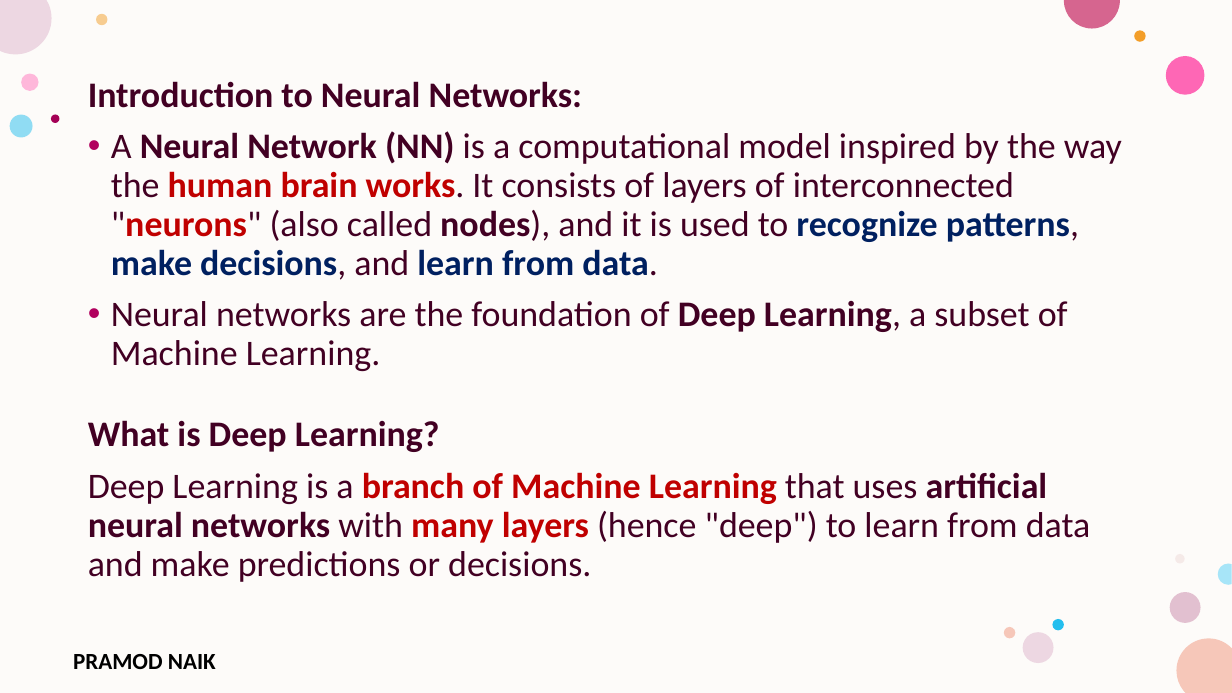
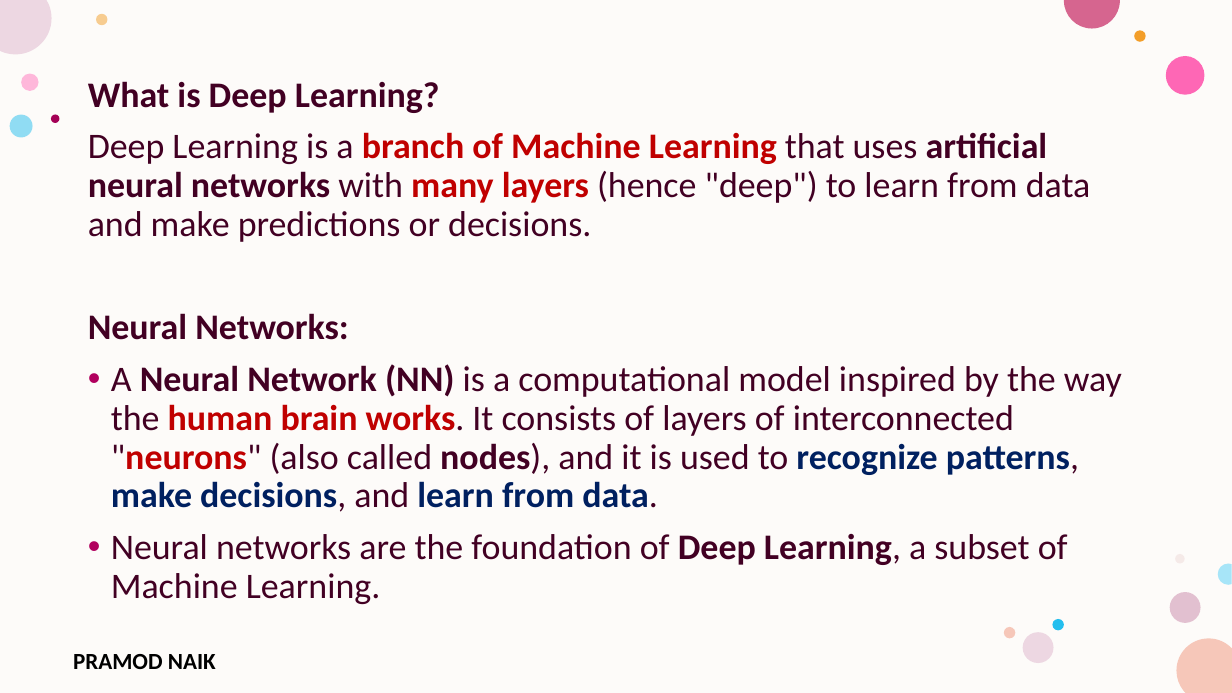
Before and after one commit to PRAMODNAIK-DEV/MCA-2nd-Sem-ML-Data-Analytics-Shridevi-College, a slide deck: slide 54 of Theory Class-Notes/Unit-4 Advanced Machine Learning Techniques.pptx. Drawn at 1232x693 pixels with LibreOffice and Linux fonts; fonts in the diff are those of the drawing; background and template pictures are left out. Boxes give left, top, right and bottom in pixels: in the first picture for what was removed or moved away, otherwise in the second. Text is boxed around its words. In the diff, an @@ line names an element or a change of style, - is before the commit and + after.

```diff
--- a/Theory Class-Notes/Unit-4 Advanced Machine Learning Techniques.pptx
+++ b/Theory Class-Notes/Unit-4 Advanced Machine Learning Techniques.pptx
@@ text at box(88, 81, 1091, 340): text changed @@
-Introduction to Neural Networks:
+What is Deep Learning?
+Deep Learning is a branch of Machine Learning that uses artificial neural networks with many layers (hence "deep") to learn from data and make predictions or decisions.
+Neural Networks:
@@ text at box(88, 420, 1091, 582): paragraphs removed @@
-What is Deep Learning?
-Deep Learning is a branch of Machine Learning that uses artificial neural networks with many layers (hence "deep") to learn from data and make predictions or decisions.
```
Also in this commit, not shown: 3 other slides changed, 15 slides added, 7 slides removed.
